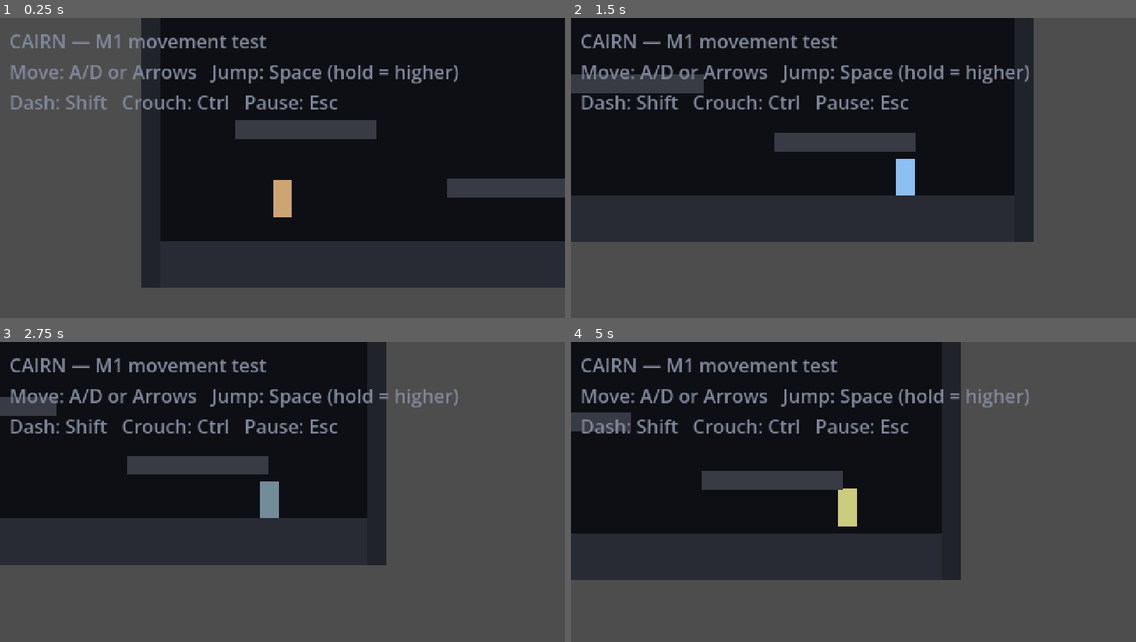
Above: before the commit, frames 1-4 (two rows, left to right).
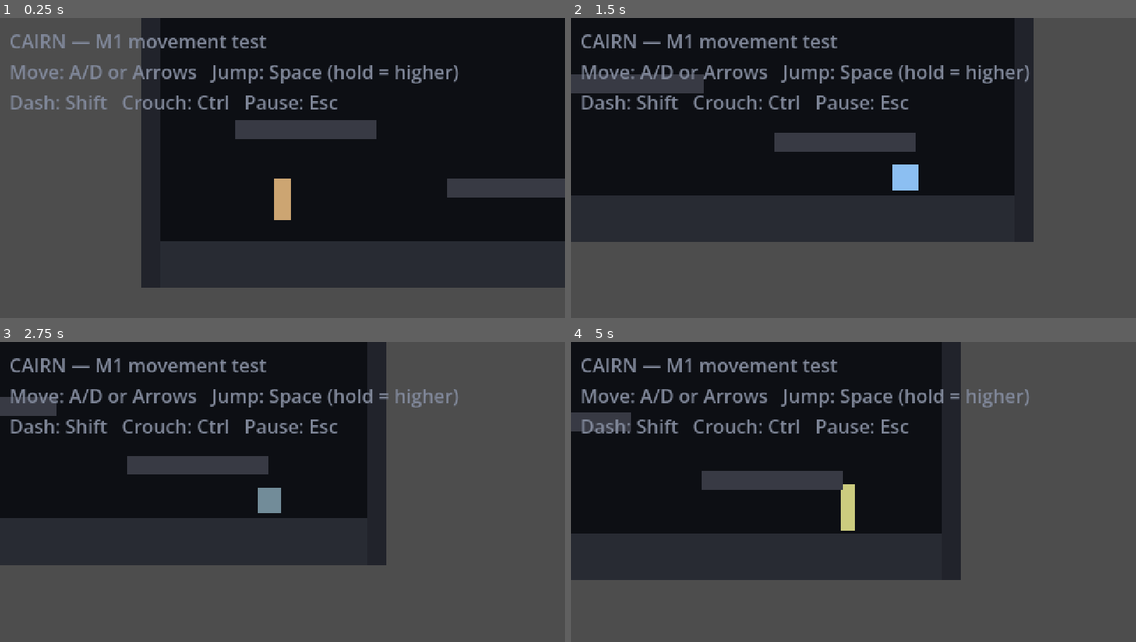
Above: after the commit, the same moments.

Repository: Vendetta1777/cairn-game
Game: Godot game, scene res://scenes/test/TestLevel.tscn
The game is run twice, just before and just after one commit, with the same random seed, the same clock (stepped at 60 frames per second) and the same inputs.
Inputs:
- Up to frame 1 (0.25 s): no input
- Up to frame 2 (1.5 s): hold Ctrl (crouch) 0.53-1.28 s; hold D (move_right) from 0.53 s (still down); tap Space (jump) at 0.77, 1.07 s; tap Shift (dash) at 0.8, 1.35 s
- Up to frame 3 (2.75 s): tap Space (jump) at 1.52, 1.55, 1.82, 2.1 s; release D (move_right) at 2.03 s; hold A (move_left) from 2.03 s (still down); hold Ctrl (crouch) from 2.03 s (still down)
- Up to frame 4 (5 s): release A (move_left) at 2.78 s; release Ctrl (crouch) at 2.78 s; hold D (move_right) 2.78-4.28 s; tap Ctrl (crouch) at 2.85, 4.35 s; tap Space (jump) at 3.02, 3.32, 3.77, 3.8, 4.07, 4.52, 4.82 s; tap Shift (dash) at 3.05, 3.6 s; hold A (move_left) from 4.28 s (still down)

The runs differ from the first frame. In frame 1, less than 0.1% of the frame differs, in the area x 48-52%, y 53-68%; in frame 2, 0.2%, in the area x 56-62%, y 46-60%; in frame 3, 0.2%; in frame 4, 0.2%.

Commit message:
M2 (partial): procedural squash/stretch animation + Godot 4.6 alignment
- PlayerAnimator: real game-feel via procedural squash-and-stretch driven by
  state + jump/land/dash signals (land squash, jump pop, dash flatten, idle bob).
  Keeps the same state-string seam for swapping in a sprite AnimationTree later.
- CI + project bumped 4.3 -> 4.6 to match local editor (Godot 4.6.3).
- Verified: headless run of TestLevel, 60 frames, exit 0, no errors/warnings.

Co-Authored-By: Claude Opus 4.8 <noreply@anthropic.com>

Diff:
--- a/project.godot
+++ b/project.godot
@@ -1,35 +1,39 @@
 ; Engine configuration file.
-; Cairn — dark fantasy metroidvania-roguelite.
-; Generated for Milestone 1. Open in Godot 4.3+ to edit visually.
+; It's best edited using the editor UI and not directly,
+; since the parameters that go here are not all obvious.
+;
+; Format:
+;   [section] ; section goes between []
+;   param=value ; assign values to parameters
 
 config_version=5
+
+[animation]
+
+compatibility/default_parent_skeleton_in_mesh_instance_3d=true
 
 [application]
 
 config/name="Cairn"
 config/description="A cairn marks a grave. Or a path. In the deep, no one remembers which."
 run/main_scene="res://scenes/test/TestLevel.tscn"
-config/features=PackedStringArray("4.3", "GL Compatibility")
+config/features=PackedStringArray("4.6", "GL Compatibility")
 config/icon="res://icon.svg"
 
 [autoload]
 
-; Global singletons. More will be added as systems come online (M6).
 GameManager="*res://scenes/systems/GameManager.gd"
 
 [display]
 
-; Pixel-art baseline: low native res scaled up, nearest-neighbour filtering, no AA.
 window/size/viewport_width=480
 window/size/viewport_height=270
 window/size/window_width_override=1280
 window/size/window_height_override=720
 window/stretch/mode="viewport"
-window/stretch/aspect="keep"
 
 [input]
 
-; --- Movement ---
 move_left={
 "deadzone": 0.5,
 "events": [Object(InputEventKey,"resource_local_to_scene":false,"resource_name":"","device":-1,"window_id":0,"alt_press …(191 unchanged characters)…
@@ -85,11 +89,6 @@
 ]
 }
 
-[physics]
-
-; Deterministic 60 Hz physics tick — frame-based timings (coyote, jump buffer) assume this.
-common/physics_ticks_per_second=60
-
 [rendering]
 
 textures/canvas_textures/default_texture_filter=0
--- a/scenes/player/PlayerAnimator.gd
+++ b/scenes/player/PlayerAnimator.gd
@@ -2,22 +2,42 @@
 class_name PlayerAnimator
 ## Cairn — Player animation driver (GDD Section 4).
 ##
-## M1 approach (documented decision): the controller emits a string state from
-## its AnimationTree state list (idle/run/jump/fall/dash/crouch/crawl/hurt/dead).
-## Until we have sprite sheets (M2), there is no real AnimationTree/AnimationPlayer
-## to drive — so this node:
-##   1. tracks the current state,
-##   2. flips the visual to face the move direction,
-##   3. tints the placeholder so movement is *visible* while testing,
-##   4. exposes play_state() as the single seam where the real AnimationTree
-##      gets plugged in (replace the match body with anim_tree travel calls).
+## Until we have sprite sheets (the real M2 art task), this drives the
+## placeholder Polygon2D with PROCEDURAL squash-and-stretch + a per-state tint,
+## so movement has real game-feel and reads clearly:
+##   - jump  -> stretch tall/thin       - land  -> hard squash that springs back
+##   - fall  -> slight stretch          - dash  -> stretch wide/flat
+##   - crouch/crawl -> squash down       - idle/run -> subtle breathing bob
 ##
-## This keeps M1 runnable today and makes the M2 swap a one-method change.
+## THE SEAM (M2 with art): keep these state strings, but in play_state() call
+##   anim_tree.get("parameters/playback").travel(state)
+## on a real AnimationTree instead of setting tint/stretch. Nothing else changes.
+##
+## Facing is folded into scale.x here (we own the sprite's scale entirely), so
+## there's no separate flip node to fight with.
 
-@export var controller_path: NodePath = NodePath("..")  ## the CharacterBody2D parent
-@export var sprite_path: NodePath = NodePath("../Sprite") ## placeholder Polygon2D
+@export var controller_path: NodePath = NodePath("..")
+@export var sprite_path: NodePath = NodePath("../Sprite")
 
-# Placeholder tints per state — purely so you can read movement at a glance.
+@export_group("Feel")
+@export var stretch_follow_speed: float = 14.0  ## how fast scale eases to its target
+@export var bob_amount: float = 0.04            ## idle/run breathing depth
+@export var land_squash: Vector2 = Vector2(1.35, 0.65)
+@export var jump_pop: Vector2 = Vector2(0.7, 1.3)
+
+# Per-state resting stretch target (x = width, y = height; 1.0 = neutral).
+const STATE_STRETCH := {
+	"idle":   Vector2(1.0, 1.0),
+	"run":    Vector2(1.0, 1.0),
+	"jump":   Vector2(0.82, 1.18),
+	"fall":   Vector2(0.9, 1.1),
+	"dash":   Vector2(1.35, 0.7),
+	"crouch": Vector2(1.25, 0.7),
+	"crawl":  Vector2(1.25, 0.7),
+	"hurt":   Vector2(1.1, 0.9),
+	"dead":   Vector2(1.3, 0.6),
+}
+
 const STATE_COLORS := {
 	"idle":   Color(0.65, 0.70, 0.80),
 	"run":    Color(0.55, 0.80, 0.65),
@@ -30,30 +50,60 @@
 	"dead":   Color(0.35, 0.30, 0.35),
 }
 
-# Untyped on purpose: avoids a parse-time dependency on PlayerController's
-# global class name (which isn't guaranteed registered when this script first
-# loads). Methods/signals resolve dynamically at runtime instead.
+# Untyped: avoids a parse-time dependency on PlayerController's global class name.
 var _controller
 var _sprite: Node2D
+
+var _stretch := Vector2.ONE       ## current eased stretch
+var _bob_time := 0.0
+var _state := "idle"
 
 
 func _ready() -> void:
 	_controller = get_node_or_null(controller_path)
 	_sprite = get_node_or_null(sprite_path) as Node2D
 	if _controller:
-		_controller.state_changed.connect(play_state)
-		play_state(_controller.get_current_state())
+		_state = _controller.get_current_state()
+		_controller.state_changed.connect(_on_state_changed)
+		# Transient pops keyed off movement events.
+		_controller.jumped.connect(func(): _stretch = jump_pop)
+		_controller.landed.connect(func(): _stretch = land_squash)
+		_controller.dashed.connect(func(): _stretch = Vector2(1.5, 0.6))
+	_apply_color(_state)
 
 
-func _process(_delta: float) -> void:
-	# Flip to face movement direction. (Cheap to poll; swap to signal later if needed.)
-	if _controller and _sprite:
-		_sprite.scale.x = absf(_sprite.scale.x) * _controller.get_facing()
+func _process(delta: float) -> void:
+	if not _sprite:
+		return
+
+	# Resting target for the current state, plus a breathing bob on idle/run.
+	var target: Vector2 = STATE_STRETCH.get(_state, Vector2.ONE)
+	if _state == "idle" or _state == "run":
+		_bob_time += delta * (10.0 if _state == "run" else 4.0)
+		var bob := sin(_bob_time) * bob_amount
+		target += Vector2(-bob, bob)  # squash/stretch conserves rough volume
+
+	# Critically-damped-ish ease toward target (frame-rate independent).
+	var t := 1.0 - exp(-stretch_follow_speed * delta)
+	_stretch = _stretch.lerp(target, t)
+
+	# Fold facing into x so the sprite mirrors with movement direction.
+	var facing := 1
+	if _controller:
+		facing = _controller.get_facing()
+	_sprite.scale = Vector2(_stretch.x * facing, _stretch.y)
 
 
-## THE SEAM: when sprite sheets exist, replace the tint with:
-##     anim_tree.get("parameters/playback").travel(state)
+func _on_state_changed(new_state: String) -> void:
+	_state = new_state
+	_apply_color(new_state)
+
+
+func _apply_color(state: String) -> void:
+	if _sprite is Polygon2D and STATE_COLORS.has(state):
+		(_sprite as Polygon2D).color = STATE_COLORS[state]
+
+
+## THE SEAM for M2 art — swap the body for anim_tree travel(state).
 func play_state(state: String) -> void:
-	if _sprite and STATE_COLORS.has(state):
-		if _sprite is Polygon2D:
-			(_sprite as Polygon2D).color = STATE_COLORS[state]
+	_on_state_changed(state)
Not shown, added: icon.svg.import
Not shown, added: scenes/player/PlayerAnimator.gd.uid
Not shown, added: scenes/player/PlayerCombat.gd.uid
Not shown, added: scenes/player/PlayerController.gd.uid
Not shown, added: scenes/player/PlayerStats.gd.uid
Not shown, added: scenes/systems/BoonSystem.gd.uid
Not shown, added: scenes/systems/CameraController.gd.uid
Not shown, added: scenes/systems/EchoManager.gd.uid
Not shown, added: scenes/systems/GameManager.gd.uid
Not shown, added: scenes/systems/SaveSystem.gd.uid
Not shown, added: scenes/systems/ShardManager.gd.uid
Not shown, changed: .github/workflows/build.yml
